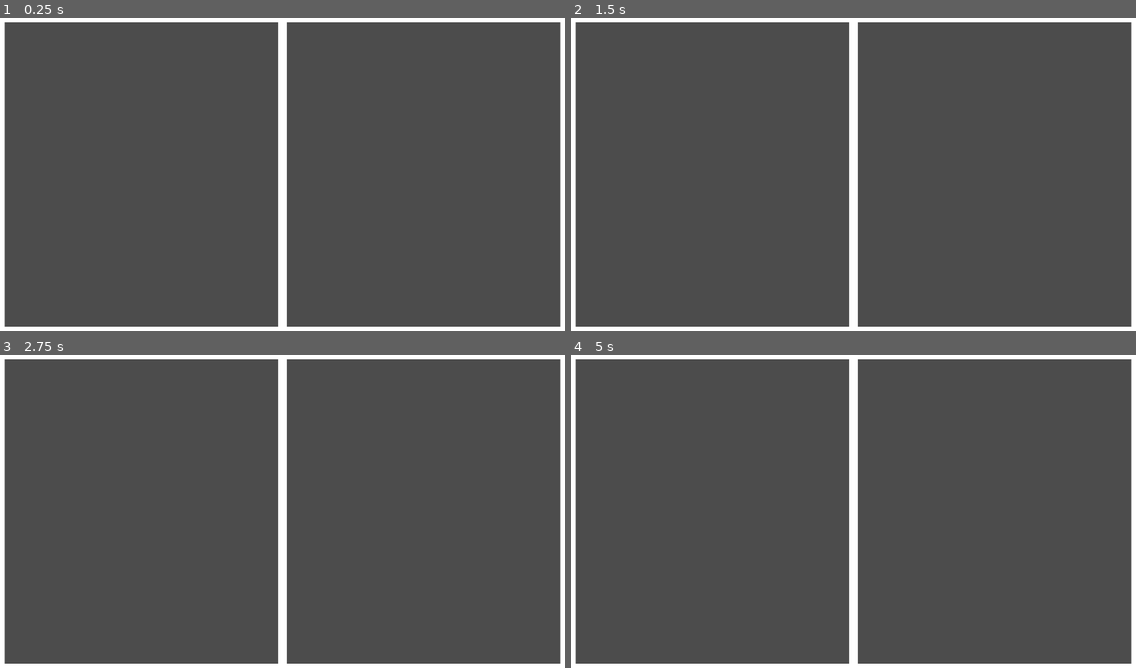
Above: before the commit, frames 1-4 (two rows, left to right).
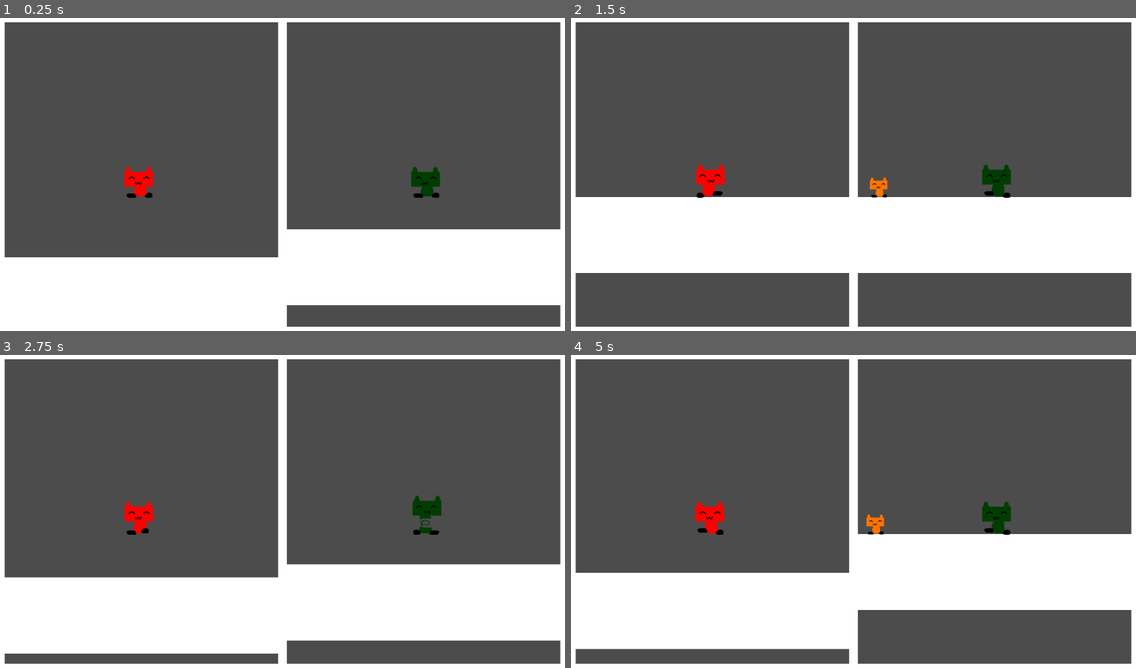
Above: after the commit, the same moments.

Repository: MBatt1/Chillenium-Jam
Game: Godot game, scene res://main/Main.tscn
Two runs of this game, one before a commit and one after it. Both use one fixed random seed, a clock stepped at 60 frames per second and the inputs below.
Inputs:
- Up to frame 1 (0.25 s): no input
- Up to frame 2 (1.5 s): hold D (p1_right) from 0.53 s (still down); tap Down (p2_down) at 0.6 s; tap W (p1_up) at 0.77, 1.07 s; tap Left (p2_left) at 0.8, 1.35 s
- Up to frame 3 (2.75 s): tap W (p1_up) at 1.52, 1.82 s; tap Right (p2_right) at 1.55, 2.1 s; release D (p1_right) at 2.03 s; hold A (p1_left) from 2.03 s (still down); tap Up (p2_up) at 2.3 s
- Up to frame 4 (5 s): release A (p1_left) at 2.78 s; hold D (p1_right) 2.78-4.28 s; tap Up (p2_up) at 2.85 s; tap W (p1_up) at 3.02, 3.05, 3.32, 3.6, 3.77, 4.07, 4.52, 4.82 s; tap Down (p2_down) at 3.8, 4.35 s; hold A (p1_left) from 4.28 s (still down); tap Left (p2_left) at 4.55 s

The runs differ from the first frame. In frame 1, 23% of the frame differs, in the area x 0-100%, y 47-99%; in frame 2, 24%; in frame 3, 25%; in frame 4, 25%, in the area x 0-100%, y 46-95%.
Error before the commit: Invalid call to function 'setup' in base 'KinematicBody2D (Player.gd)'. Expected 11 arguments. (res://level/Editor/PlayerSpawner.gd:26)

Commit message:
fix

Diff:
--- a/level/Editor/PlayerSpawner.gd
+++ b/level/Editor/PlayerSpawner.gd
@@ -23,9 +23,9 @@
 func spawn(level, cam):
 	var copy = template.instance()
 	if player_id == 0:
-		copy.setup(weight, friction, drag, color, cam, "p1_up", "p1_right", "p1_down", "p1_left")
+		copy.setup(weight, friction, drag, speed, jump_strength, color, cam, "p1_up", "p1_right", "p1_down", "p1_left")
 	elif player_id == 1:
-		copy.setup(weight, friction, drag, color, cam, "p2_up", "p2_right", "p2_down", "p2_left")
+		copy.setup(weight, friction, drag, speed, jump_strength, color, cam, "p2_up", "p2_right", "p2_down", "p2_left")
 	else:
 		print("Invalid player id or no id was specified!")
 	level.add_child(copy)
